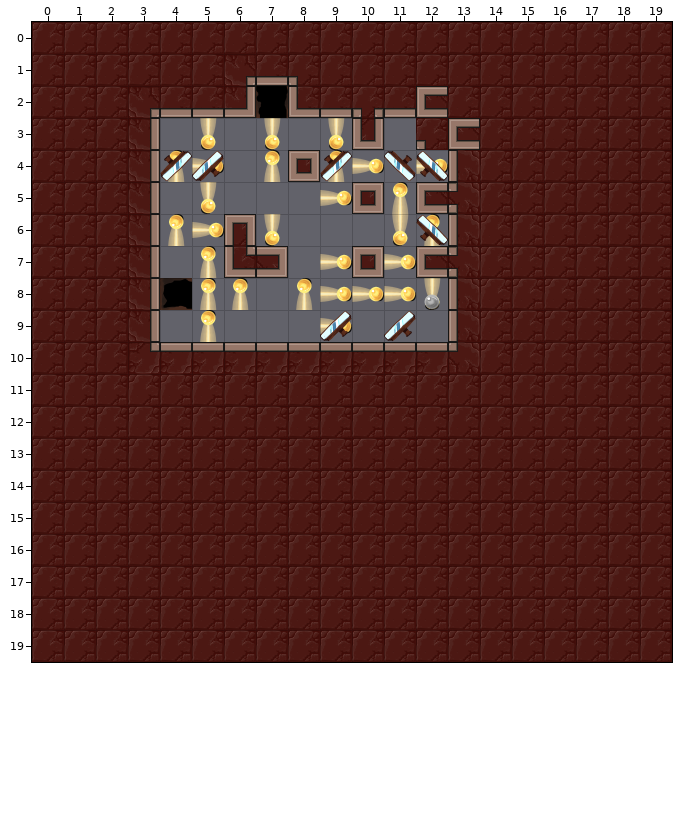
Tiled map -- assets/levels/newgrounds_release/l3.tmx. The picture above is the old version.
Cells are 128x128 px. Shown: x 0..19, y 0..19.
After the commit:
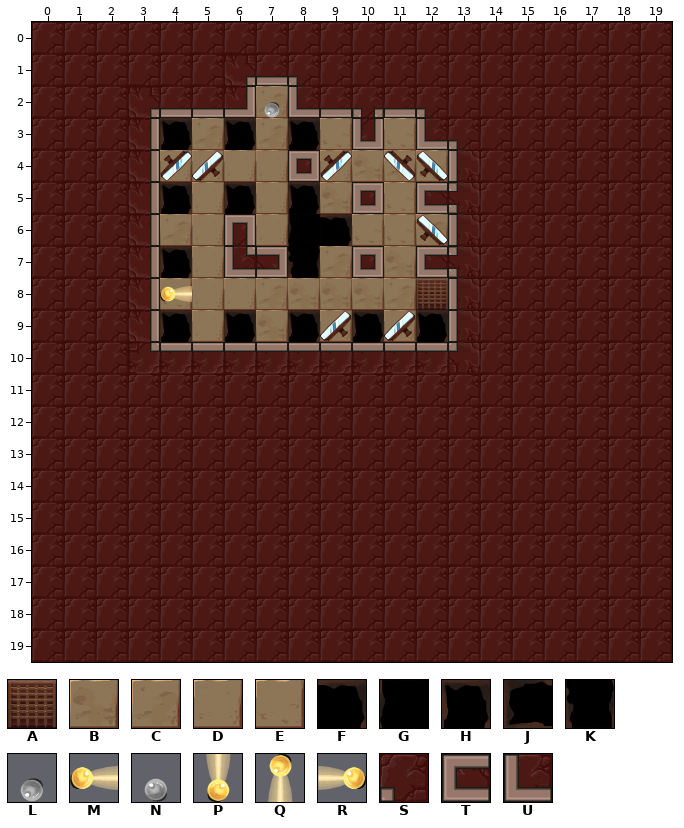
Key: from "exit": A 0; from "floors": B 0, C 1, D 2, E 3; from "holes": F 2, G 5, H 7, J 11, K 12; from "orb_sheet": L 1, M 2, N 3, P 4, Q 5, R 6; from "walls": S 1, T 9, U 12.
_ is an empty cell.
Objects are placed by their top-left corner, in cells (3,4 is the top-left corner of cell 3,4); size is 1x1 cell unless given.
Difference:
Layer "Floor":
The edit turns tile Q into tile B in row 8 at x 8.
The edit turns tile R into tile B in row 4 at x 10; in row 5 at x 9; in row 7 at x 11; in row 8 at x 9 to 10.
There is now tile B in row 9 at x 7.
The edit turns tile P into tile C in row 3 at x 5 and 7.
The edit turns tile Q into tile C in row 6 at x 4 and 12.
The edit turns tile R into tile C in row 2 at x 7; in row 7 at x 9; in row 8 at x 11.
There is now tile C in row 4 at x 11; in row 8 at x 7.
The edit turns tile P into tile D in row 5 at x 5; in row 6 at x 7; in row 8 at x 12.
The edit turns tile Q into tile D in row 4 at x 4, 7 and 9; in row 7 at x 5; in row 8 at x 5 to 6; in row 9 at x 5.
The edit turns tile R into tile D in row 4 at x 5; in row 6 at x 5; in row 9 at x 9.
There is now tile D in row 4 at x 6; in row 5 at x 7; in row 9 at x 11.
The edit turns tile P into tile E in row 3 at x 9; in row 6 at x 11.
The edit turns tile Q into tile E in row 5 at x 11.
The edit turns tile R into tile E in row 4 at x 12.
There is now tile E in row 3 at x 11; in row 6 at x 10; in row 8 at x 4.
Layer "Holes":
There is now tile F in row 6 at x 9.
There is now tile G in row 6 at x 8.
There is now tile H in row 3 at x 4, 6 and 8; in row 5 at x 4, 6 and 8; in row 7 at x 4; in row 9 at x 4, 6, 8, 10 and 12.
There is now tile K in row 7 at x 8.
Layer "Walls":
The edit turns tile T into tile S in row 2 at x 12; in row 3 at x 13.
The edit turns tile S into tile U in row 3 at x 12.
Layer "Light":
A new object: L "lightswitch" at 7,2.
A new object: M "lightorb" at 4,8.
Object K "lightSwitch" at 7,2 is removed.
Object J "lightOrb" at 4,8 is removed.
Layer "Exit":
A new object: A "exit" at 12,8.
Object N "exit" at 12,8 is removed.
Where, in picture pixels (left, top, right, bottom), the same in both pictures:
changed: (160, 86, 480, 342)
